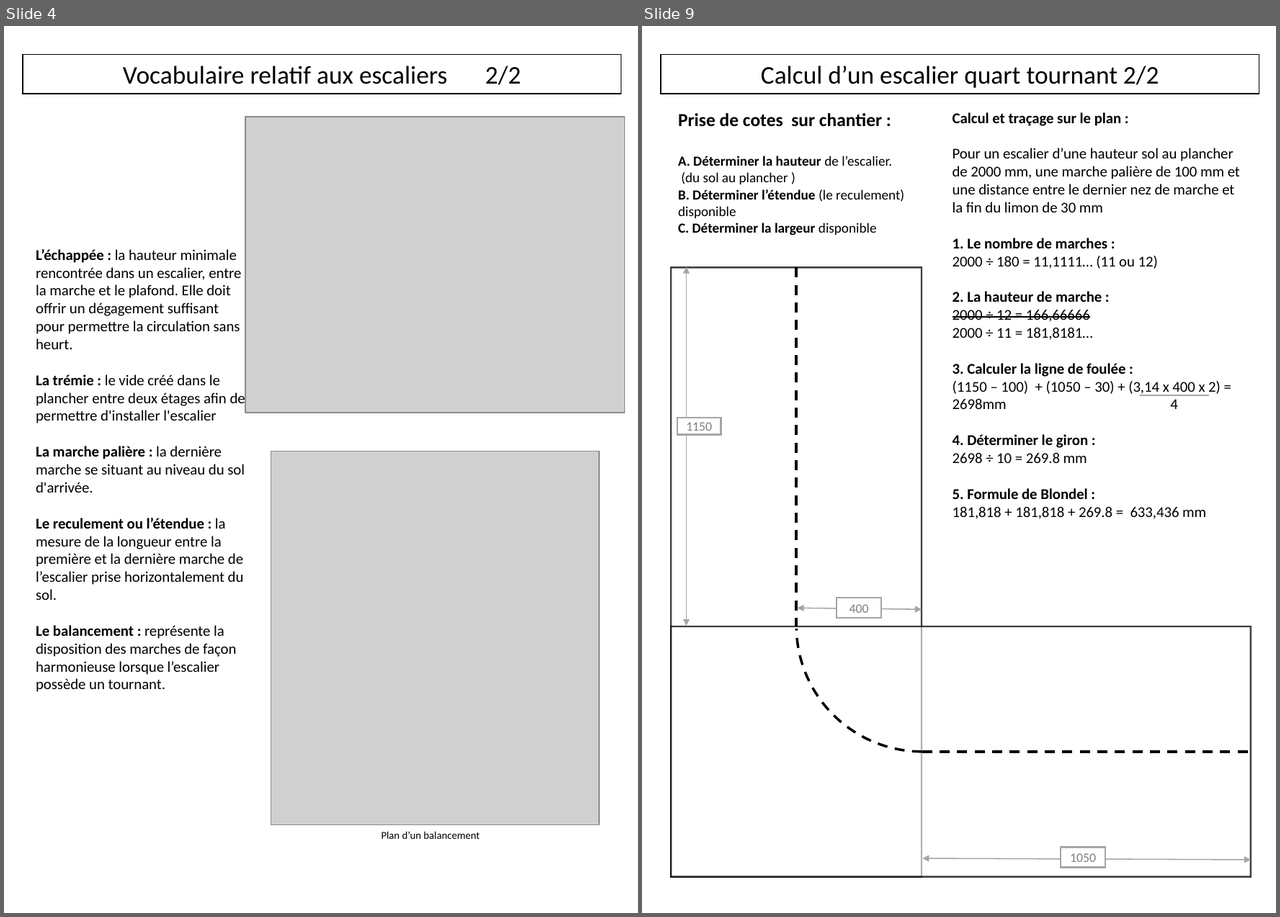
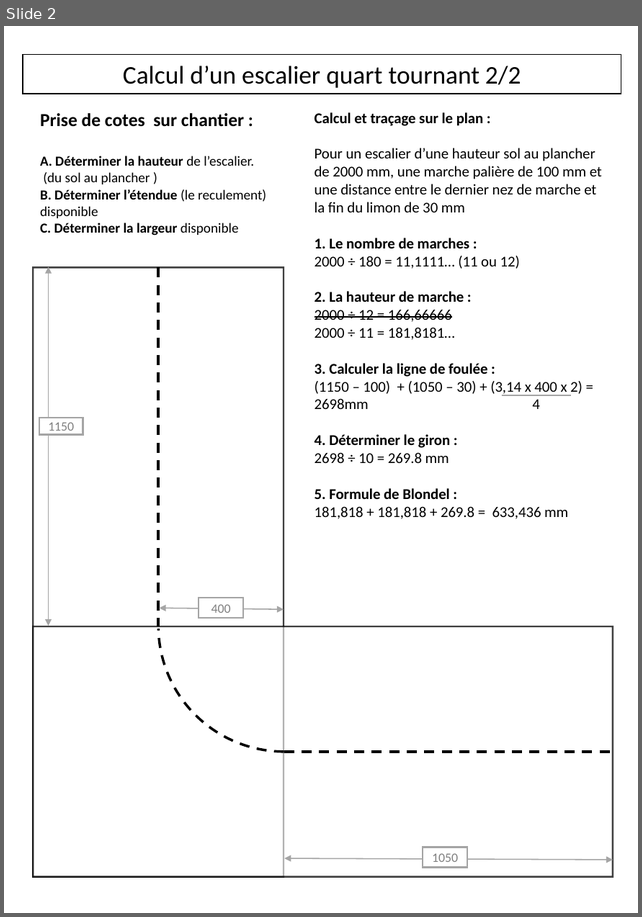
Before and after one commit to kduchevreuil/Cours-Menuiserie, a slide deck: escaliers.pptx. Shown side by side, each under a label of ours: slides 4 and 9 before the commit, slide 2 after it; the slides between them are not shown. The pictures are 1280x917 and 642x917 pixels, drawn with LibreOffice and Linux fonts; fonts in the diff are those of the drawing; grey boxes stand for pictures. Boxes give left, top, right and bottom in pixels: in the first picture for what was removed or moved away, otherwise in the second. Text is boxed around its words. In the diff, an @@ line names an element or a change of style, - is before the commit and + after.

```diff
--- a/escaliers.pptx
+++ b/escaliers.pptx
@@ slide 4 removed at <box>4,26,638,913</box>, background #FFFFFF @@
@@ rectangle removed at <box>23,54,621,94</box> @@
-Vocabulaire relatif aux escaliers 2/2
@@ picture removed at <box>245,117,625,413</box> @@
@@ text removed at <box>36,249,245,692</box> @@
-L’échappée : la hauteur minimale rencontrée dans un escalier, entre la marche et le plafond. Elle doit offrir un dégagement suffisant pour permettre la circulation sans heurt.
-La trémie : le vide créé dans le plancher entre deux étages afin de permettre d'installer l'escalier
-La marche palière : la dernière marche se situant au niveau du sol d'arrivée.
-Le reculement ou l’étendue : la mesure de la longueur entre la première et la dernière marche de l’escalier prise horizontalement du sol.
-Le balancement : représente la disposition des marches de façon harmonieuse lorsque l’escalier possède un tournant.
@@ picture removed at <box>271,452,599,825</box> @@
@@ text removed at <box>381,831,479,839</box> @@
-Plan d’un balancement
@@ what was slide 9 is now slide 2 @@
```
Also in this commit, not shown: 2 slides changed, 6 other slides removed, 2 other files.
